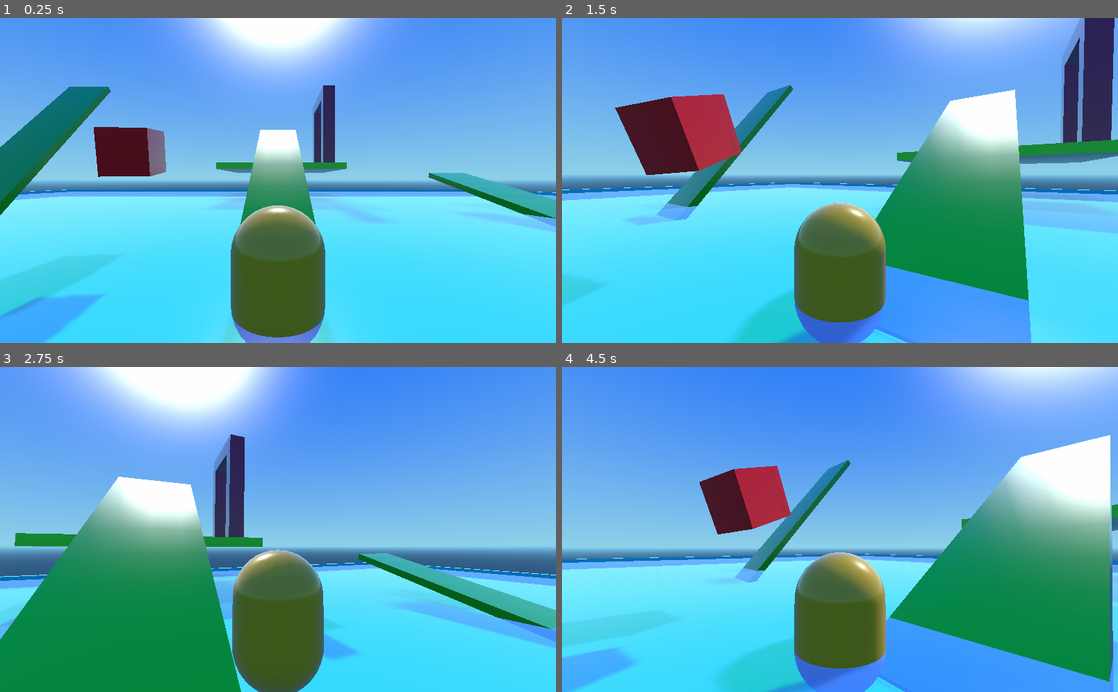
Above: before the commit, frames 1-4 (two rows, left to right).
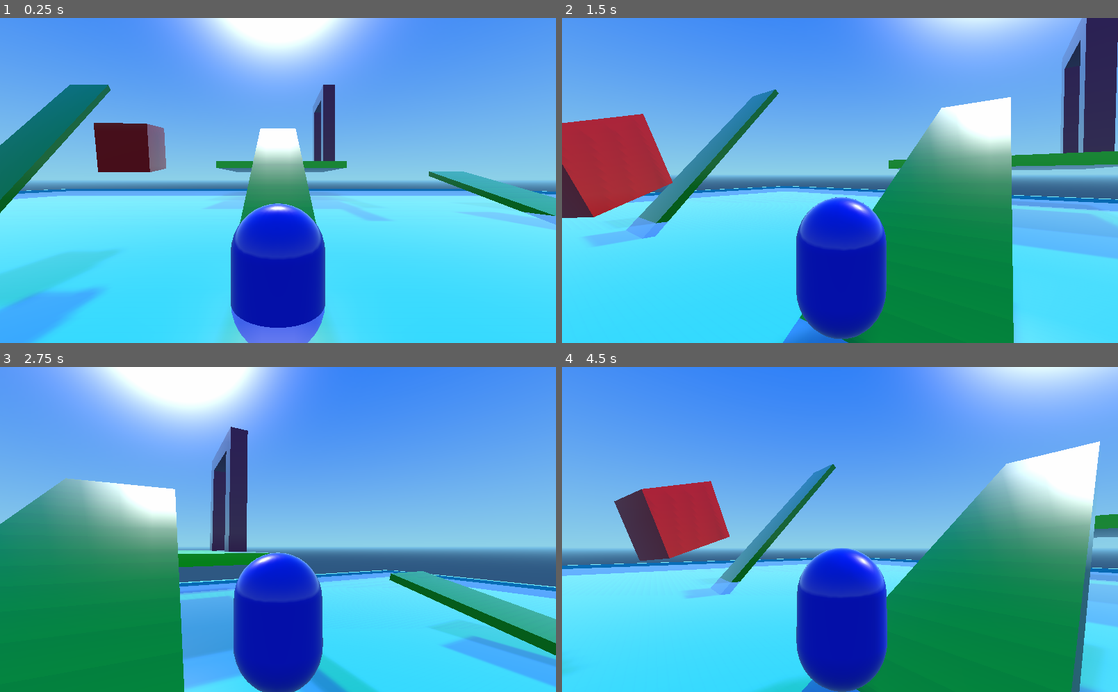
Above: after the commit, the same moments.

Repository: Chrisknyfe/godot-scraps
Game: Godot game, scene res://Main.tscn
Same seed, same stepped clock (60 frames per second), same inputs: the game is played once before the commit and once after it.
Inputs (mouse positions are in pixels of both pictures, inside the frame that each line leads up to):
- Up to frame 1 (0.25 s): no input
- Up to frame 2 (1.5 s): tap Enter (ui_accept) at 0.5, 0.77 s; move the mouse to (867, 180) at 0.52 s; hold Space 0.53-1.28 s; hold W (ui_up) from 0.53 s (still down); move the mouse to (812, 180) at 1.27 s; tap Space at 1.35 s
- Up to frame 3 (2.75 s): keep holding W (ui_up); tap Enter (ui_accept) at 1.52 s; move the mouse to (289, 523) at 2.02 s; hold Space from 2.03 s (still down)
- Up to frame 4 (4.5 s): keep holding W (ui_up); move the mouse to (834, 536) at 2.77 s; release Space at 2.78 s; tap Space at 2.85, 4.35 s; tap Enter (ui_accept) at 3.02, 3.77 s; move the mouse to (878, 532) at 3.52 s; hold Space 3.53-4.28 s; move the mouse to (795, 526) at 4.27 s

The runs differ from the first frame. In frame 1, 8.6% of the frame differs, in the area x 0-100%, y 20-100%; in frame 2, 31%, in the area x 0-100%, y 0-100%; in frame 3, 24%; in frame 4, 29%.

Commit message:
Corrections to character controller based on video tutorial

Diff:
--- a/character_controller/Main.gd
+++ b/character_controller/Main.gd
@@ -30,14 +30,3 @@
 	if body is RigidBody:
 		print ("You win!")
 		$Panel.show()
-
-
-
-
-#func _on_Player_update_position(pos):
-#	$Spirit.pos_target = pos
-#	pass # replace with function body
-
-
-#func _on_CameraFollow_update_angle(angle):
-#	$Player.look_angle_target = angle
--- a/character_controller/Main.tscn
+++ b/character_controller/Main.tscn
@@ -18,7 +18,7 @@
 [sub_resource type="SpatialMaterial" id=7]
 
 render_priority = 0
-flags_transparent = true
+flags_transparent = false
 flags_unshaded = false
 flags_vertex_lighting = false
 flags_no_depth_test = false
@@ -38,7 +38,7 @@
 params_billboard_mode = 0
 params_grow = false
 params_use_alpha_scissor = false
-albedo_color = Color( 1, 0.960938, 0, 0.751412 )
+albedo_color = Color( 1, 0.9375, 0, 1 )
 metallic = 0.0
 metallic_specular = 0.5
 metallic_texture_channel = 0
@@ -65,15 +65,15 @@
 uv2_triplanar_sharpness = 1.0
 proximity_fade_enable = false
 distance_fade_enable = false
-_sections_unfolded = [ "Albedo" ]
+_sections_unfolded = [ "Albedo", "Flags" ]
 
 [sub_resource type="SphereMesh" id=8]
 
 material = SubResource( 7 )
 radius = 1.0
 height = 2.0
-radial_segments = 64
-rings = 32
+radial_segments = 16
+rings = 8
 is_hemisphere = false
 
 [sub_resource type="ProceduralSky" id=2]
@@ -271,6 +271,7 @@
 
 [node name="EndPlatform" parent="." index="5" instance=ExtResource( 3 )]
 
+editor/display_folded = true
 transform = Transform( 1, 0, 0, 0, 1, 0, 0, 0, 1, 0.5, 6.5, -40.5 )
 
 [node name="Ball" parent="EndPlatform" index="1" instance=ExtResource( 4 )]
@@ -347,7 +348,7 @@
 fov = 70.0
 size = 1.0
 near = 0.05
-far = 100.0
+far = 200.0
 _sections_unfolded = [ "Transform" ]
 
 [node name="MeshInstance" type="MeshInstance" parent="Spirit" index="1"]
@@ -468,8 +469,4 @@
 
 [connection signal="body_entered" from="EndPlatform/Area" to="." method="_on_Area_body_entered"]
 
-[connection signal="update_angle" from="Spirit" to="." method="_on_CameraFollow_update_angle"]
-
-[connection signal="update_position" from="Player" to="." method="_on_Player_update_position"]
-
 [connection signal="body_entered" from="Box" to="Box" method="_on_Box_body_entered"]
--- a/character_controller/Player.gd
+++ b/character_controller/Player.gd
@@ -1,10 +1,13 @@
 extends KinematicBody
 
-signal update_position
+
+var gravity = 9.8 * 3
+const WALK_SPEED = 20
+const WALK_ACCEL = 4
+const JUMP_HEIGHT = 15
 
 var speed = 600
 var direction = Vector3() # directed by posessing spirit
-var gravity = -9.8
 var velocity  = Vector3()
 var look_angle_target = 0
 
@@ -22,28 +25,18 @@
 
 
 func _physics_process(delta):
+	walk(delta)
+
+func walk(delta):
 	# Clip y direction and normalize to player's speed
 	direction.y = 0
 	direction = direction.normalized()
-	direction = direction * speed * delta
-#
-#	if velocity.y > 0:
-#		gravity = -20
-#	else:
-#		gravity = -30
+	direction = direction * WALK_SPEED
 
 	direction.y = velocity.y
-	velocity = velocity.linear_interpolate(direction, 0.5)
-	velocity.y += gravity * delta
+	velocity = velocity.linear_interpolate(direction, WALK_ACCEL * delta)
+	velocity.y -= gravity * delta
 	velocity = move_and_slide(velocity, Vector3(0, 1, 0))
 #
 #	if is_on_floor() and Input.is_key_pressed(KEY_SPACE):
 #		velocity.y = 10
-
-	emit_signal("update_position", translation)
-
-#	var hitcount = get_slide_count()
-#	if hitcount > 0:
-#		var collision = get_slide_collision(0)
-#		if collision.collider is RigidBody:
-#			collision.collider.apply_impulse(collision.position, -collision.normal)
--- a/character_controller/Player.tscn
+++ b/character_controller/Player.tscn
@@ -25,7 +25,7 @@
 params_billboard_mode = 0
 params_grow = false
 params_use_alpha_scissor = false
-albedo_color = Color( 0.863281, 0.689297, 0.00674438, 1 )
+albedo_color = Color( 0, 0.0337219, 0.863281, 1 )
 metallic = 0.0
 metallic_specular = 0.5
 metallic_texture_channel = 0
--- a/character_controller/Spirit.gd
+++ b/character_controller/Spirit.gd
@@ -1,8 +1,7 @@
 extends Spatial
 
-signal update_angle
-
 const FLY_SPEED = 20
+const FLY_ACCEL = 4
 const PRINT_DELAY = 0.1
 
 var host = null
@@ -44,8 +43,9 @@
 		rot_target.x -= deg2rad(event.relative.y)/3
 
 		# clamp vertical mouselook
-		rot_target.x = max(rot_target.x, -PI/2.0)
-		rot_target.x = min(rot_target.x, PI/2.0)
+		var CLAMP_LIM = PI/2.0 - deg2rad(0.1)
+		rot_target.x = max(rot_target.x, -CLAMP_LIM)
+		rot_target.x = min(rot_target.x, CLAMP_LIM)
 
 		# wrap horizontal mouselook
 		if rot_target.y > PI:
@@ -79,24 +79,14 @@
 		h.direction = direction_target
 		# Make the camera follow the player
 		translation = h.translation
-#		rotation = rot_target
 
 	else:
 		# Move based on our own desired velocity
-		direction_target = direction_target * FLY_SPEED * delta
-		velocity_target = velocity_target.linear_interpolate(direction_target, 0.5)
-		global_translate(velocity_target)
+		direction_target = direction_target * FLY_SPEED
+		velocity_target = velocity_target.linear_interpolate(direction_target, FLY_ACCEL * delta)
+		global_translate(velocity_target * delta)
 
-	# rotate interpolated
-#	rotation = rot_target
-	var target = Transform()
-	target = target.rotated(Vector3(1,0,0), rot_target.x)
-	target = target.rotated(Vector3(0,1,0), rot_target.y)
-	target = target.rotated(Vector3(0,0,1), rot_target.z)
-	target.origin = global_transform.origin
-	global_transform = global_transform.interpolate_with(target, 0.5)
+	rotation = rot_target
 
 	if time_to_print():
 		print("rot: ", rot_target, "dir: ", direction_target)
-
-#	emit_signal("update_angle", rotation.y)
